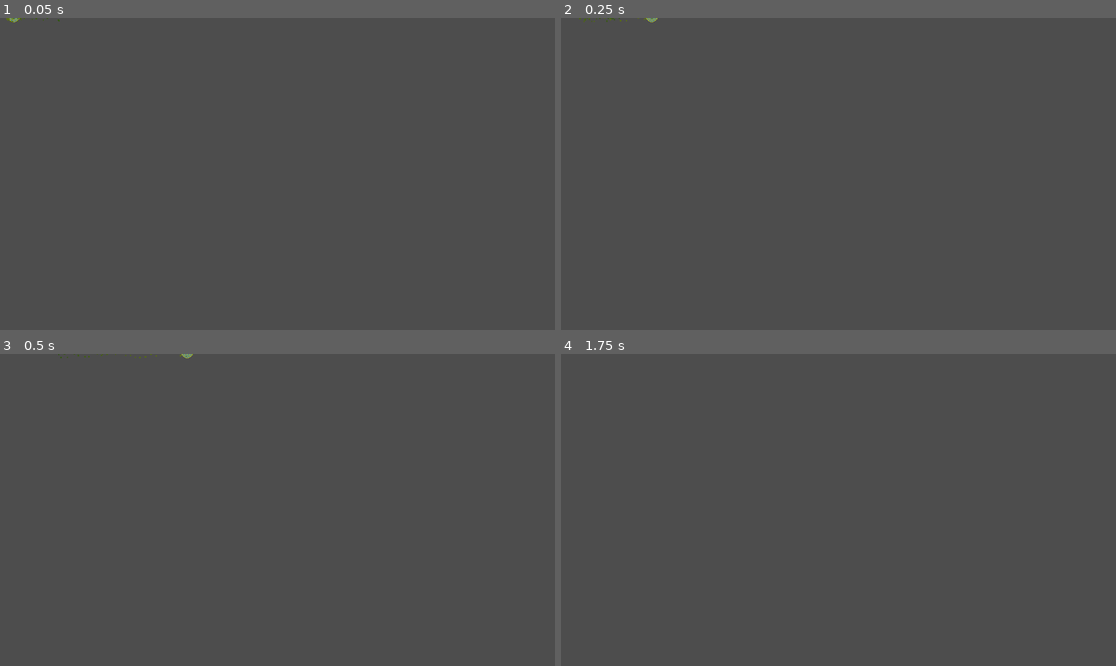
Above: before the commit, frames 1-4 (two rows, left to right).
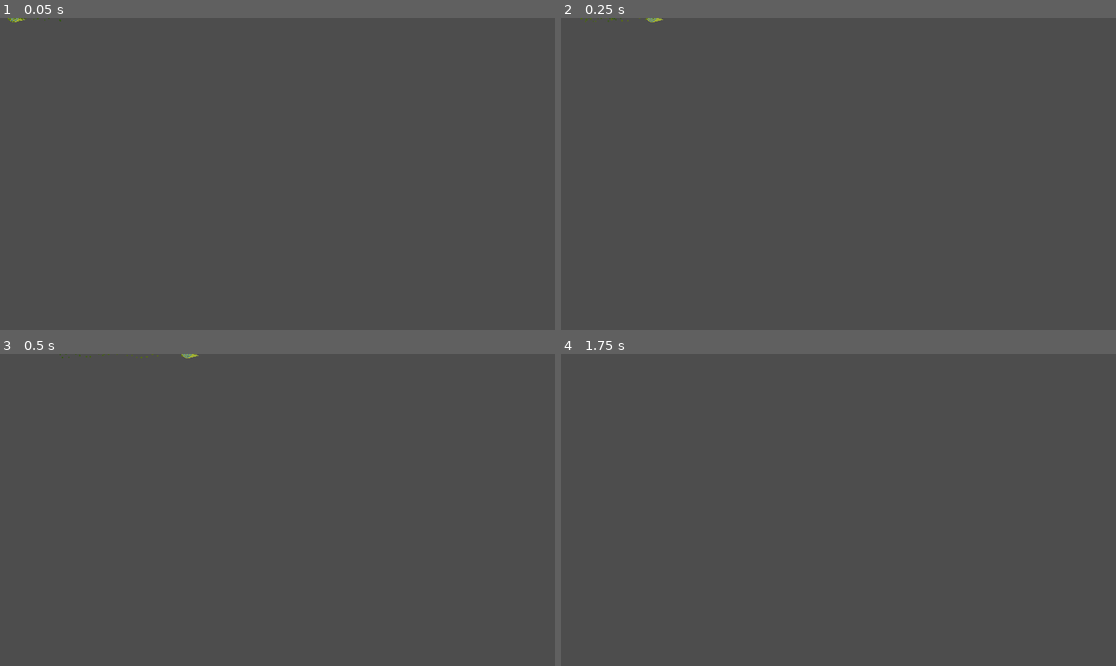
Above: after the commit, the same moments.

Repository: TathyaBarot2808/Godot_Game
Game: Godot game, scene res://scenes/player_projectile_sc.tscn
Two runs of this game, one before a commit and one after it. Both use one fixed random seed, a clock stepped at 60 frames per second and the inputs below. This scene is started directly instead of the project's main scene.
Inputs (mouse positions are in pixels of both pictures, inside the frame that each line leads up to):
- Up to frame 1 (0.05 s): no input
- Up to frame 2 (0.25 s): no input
- Up to frame 3 (0.5 s): no input
- Up to frame 4 (1.75 s): tap Enter at 0.5 s; move the mouse to (960, 494) at 0.52 s; hold Space (jump) 0.53-1.28 s; hold D (move_right) from 0.53 s (still down); move the mouse to (727, 525) at 1.27 s; tap Shift (dash) at 1.35 s; tap Space (jump) at 1.52, 1.55 s

The runs differ from the first frame. In frame 1, less than 0.1% of the frame differs, in the area x 1-12%, y 0-2%; in frame 2, less than 0.1%; in frame 3, less than 0.1%, in the area x 10-36%, y 0-2%; in frame 4, nothing differs.

Commit message:
Updated enemy sprite + added enemy projectile sprite

Diff:
--- /dev/null
+++ b/scenes/enemy_projectile_sc.tscn
@@ -0,0 +1,106 @@
+[gd_scene format=3 uid="uid://d3m3lnrv0gg3g"]
+
+[ext_resource type="Texture2D" uid="uid://bmdl8qolckya4" path="res://assets/Enemy_Projectile_Sprite.png" id="1_hi3uv"]
+
+[sub_resource type="AtlasTexture" id="AtlasTexture_yodc8"]
+atlas = ExtResource("1_hi3uv")
+region = Rect2(0, 0, 32, 32)
+
+[sub_resource type="AtlasTexture" id="AtlasTexture_bbkip"]
+atlas = ExtResource("1_hi3uv")
+region = Rect2(32, 0, 32, 32)
+
+[sub_resource type="AtlasTexture" id="AtlasTexture_j5g8c"]
+atlas = ExtResource("1_hi3uv")
+region = Rect2(64, 0, 32, 32)
+
+[sub_resource type="AtlasTexture" id="AtlasTexture_7f6re"]
+atlas = ExtResource("1_hi3uv")
+region = Rect2(96, 0, 32, 32)
+
+[sub_resource type="AtlasTexture" id="AtlasTexture_m1kpb"]
+atlas = ExtResource("1_hi3uv")
+region = Rect2(128, 0, 32, 32)
+
+[sub_resource type="AtlasTexture" id="AtlasTexture_1e6ei"]
+atlas = ExtResource("1_hi3uv")
+region = Rect2(160, 0, 32, 32)
+
+[sub_resource type="AtlasTexture" id="AtlasTexture_ilx3q"]
+atlas = ExtResource("1_hi3uv")
+region = Rect2(192, 0, 32, 32)
+
+[sub_resource type="AtlasTexture" id="AtlasTexture_tcgu3"]
+atlas = ExtResource("1_hi3uv")
+region = Rect2(224, 0, 32, 32)
+
+[sub_resource type="SpriteFrames" id="SpriteFrames_sg2fn"]
+animations = [{
+"frames": [{
+"duration": 0.4,
+"texture": SubResource("AtlasTexture_yodc8")
+}, {
+"duration": 0.4,
+"texture": SubResource("AtlasTexture_bbkip")
+}, {
+"duration": 0.4,
+"texture": SubResource("AtlasTexture_j5g8c")
+}, {
+"duration": 0.4,
+"texture": SubResource("AtlasTexture_7f6re")
+}, {
+"duration": 0.4,
+"texture": SubResource("AtlasTexture_m1kpb")
+}, {
+"duration": 0.4,
+"texture": SubResource("AtlasTexture_1e6ei")
+}, {
+"duration": 0.4,
+"texture": SubResource("AtlasTexture_ilx3q")
+}, {
+"duration": 0.4,
+"texture": SubResource("AtlasTexture_tcgu3")
+}],
+"loop": false,
+"name": &"default",
+"speed": 5.0
+}]
+
+[sub_resource type="RectangleShape2D" id="RectangleShape2D_g1u1l"]
+size = Vector2(20, 8.75)
+
+[sub_resource type="Gradient" id="Gradient_gkag4"]
+offsets = PackedFloat32Array(0.5, 0.8596059)
+colors = PackedColorArray(0.9137255, 0.24705882, 0.34901962, 1, 1, 1, 1, 1)
+
+[node name="Area2D" type="Area2D" unique_id=589445869]
+
+[node name="AnimatedSprite2D" type="AnimatedSprite2D" parent="." unique_id=1943522478]
+sprite_frames = SubResource("SpriteFrames_sg2fn")
+frame = 7
+frame_progress = 1.0
+
+[node name="CollisionShape2D" type="CollisionShape2D" parent="." unique_id=1526730606]
+position = Vector2(4, 0)
+scale = Vector2(1, 1.0685204)
+shape = SubResource("RectangleShape2D_g1u1l")
+
+[node name="CPUParticles2D" type="CPUParticles2D" parent="." unique_id=418684543]
+position = Vector2(11, 0)
+amount = 12
+explosiveness = 0.1
+randomness = 0.5
+emission_shape = 3
+emission_rect_extents = Vector2(1, 5)
+gravity = Vector2(100, 0)
+linear_accel_min = 11.9
+linear_accel_max = 11.9
+angle_min = -360.0
+angle_max = 360.0
+scale_amount_max = 1.5
+color_ramp = SubResource("Gradient_gkag4")
+anim_speed_max = 10.67
+
+[node name="VisibleOnScreenNotifier2D" type="VisibleOnScreenNotifier2D" parent="." unique_id=1503206929]
+position = Vector2(4, 0)
+scale = Vector2(1, -0.47999954)
--- a/scenes/enemy_sc.tscn
+++ b/scenes/enemy_sc.tscn
@@ -1,55 +1,69 @@
 [gd_scene format=3 uid="uid://dcvnx7nq3eiaw"]
 
-[ext_resource type="Texture2D" uid="uid://bdg3c8fyxoxxy" path="res://assets/Enemy/slime_green.png" id="1_4aj8l"]
+[ext_resource type="Texture2D" uid="uid://blgjoocpb80bj" path="res://assets/Flying_Enemy_Sprite.png" id="2_ngm7w"]
 [ext_resource type="PackedScene" uid="uid://075khp826fvb" path="res://scenes/health_sc.tscn" id="2_o0x7t"]
-[ext_resource type="Script" uid="uid://bfit7c7p704nw" path="res://scripts/enemy.gd" id="3_enemy"]
+[ext_resource type="Script" path="res://scripts/enemy.gd" id="3_enemy"]
+
+[sub_resource type="AtlasTexture" id="AtlasTexture_633sw"]
+atlas = ExtResource("2_ngm7w")
+region = Rect2(64, 64, 32, 32)
+
+[sub_resource type="AtlasTexture" id="AtlasTexture_badqj"]
+atlas = ExtResource("2_ngm7w")
+region = Rect2(96, 64, 32, 32)
+
+[sub_resource type="AtlasTexture" id="AtlasTexture_aalry"]
+atlas = ExtResource("2_ngm7w")
+region = Rect2(64, 64, 32, 32)
+
+[sub_resource type="AtlasTexture" id="AtlasTexture_qwexe"]
+atlas = ExtResource("2_ngm7w")
+region = Rect2(0, 0, 32, 32)
+
+[sub_resource type="AtlasTexture" id="AtlasTexture_f64kl"]
+atlas = ExtResource("2_ngm7w")
+region = Rect2(32, 0, 32, 32)
 
 [sub_resource type="AtlasTexture" id="AtlasTexture_uylc1"]
-atlas = ExtResource("1_4aj8l")
-region = Rect2(48, 48, 24, 24)
+atlas = ExtResource("2_ngm7w")
+region = Rect2(64, 0, 32, 32)
 
 [sub_resource type="AtlasTexture" id="AtlasTexture_ftler"]
-atlas = ExtResource("1_4aj8l")
-region = Rect2(48, 0, 24, 24)
+atlas = ExtResource("2_ngm7w")
+region = Rect2(96, 0, 32, 32)
 
 [sub_resource type="AtlasTexture" id="AtlasTexture_r6gwm"]
-atlas = ExtResource("1_4aj8l")
-region = Rect2(24, 0, 24, 24)
+atlas = ExtResource("2_ngm7w")
+region = Rect2(0, 32, 32, 32)
+
+[sub_resource type="AtlasTexture" id="AtlasTexture_ngm7w"]
+atlas = ExtResource("2_ngm7w")
+region = Rect2(32, 32, 32, 32)
 
 [sub_resource type="AtlasTexture" id="AtlasTexture_fg7kq"]
-atlas = ExtResource("1_4aj8l")
-region = Rect2(0, 0, 24, 24)
+atlas = ExtResource("2_ngm7w")
+region = Rect2(64, 32, 32, 32)
 
-[sub_resource type="AtlasTexture" id="AtlasTexture_wjxkw"]
-atlas = ExtResource("1_4aj8l")
-region = Rect2(0, 24, 24, 24)
+[sub_resource type="AtlasTexture" id="AtlasTexture_3bqr2"]
+atlas = ExtResource("2_ngm7w")
+region = Rect2(96, 32, 32, 32)
 
-[sub_resource type="AtlasTexture" id="AtlasTexture_ngm7w"]
-atlas = ExtResource("1_4aj8l")
-region = Rect2(24, 24, 24, 24)
+[sub_resource type="AtlasTexture" id="AtlasTexture_bjsaf"]
+atlas = ExtResource("2_ngm7w")
+region = Rect2(0, 64, 32, 32)
 
-[sub_resource type="AtlasTexture" id="AtlasTexture_qwexe"]
-atlas = ExtResource("1_4aj8l")
-region = Rect2(48, 24, 24, 24)
-
-[sub_resource type="AtlasTexture" id="AtlasTexture_f64kl"]
-atlas = ExtResource("1_4aj8l")
-region = Rect2(72, 24, 24, 24)
+[sub_resource type="AtlasTexture" id="AtlasTexture_2td0t"]
+atlas = ExtResource("2_ngm7w")
+region = Rect2(32, 64, 32, 32)
 
 [sub_resource type="SpriteFrames" id="SpriteFrames_uylc1"]
 animations = [{
 "frames": [{
 "duration": 1.0,
-"texture": SubResource("AtlasTexture_uylc1")
+"texture": SubResource("AtlasTexture_633sw")
 }, {
 "duration": 1.0,
-"texture": SubResource("AtlasTexture_ftler")
-}, {
-"duration": 1.0,
-"texture": SubResource("AtlasTexture_r6gwm")
-}, {
-"duration": 1.0,
-"texture": SubResource("AtlasTexture_fg7kq")
+"texture": SubResource("AtlasTexture_badqj")
 }],
 "loop": false,
 "name": &"Die",
@@ -57,24 +71,55 @@
 }, {
 "frames": [{
 "duration": 1.0,
-"texture": SubResource("AtlasTexture_wjxkw")
+"texture": SubResource("AtlasTexture_aalry")
+}],
+"loop": true,
+"name": &"Hit",
+"speed": 5.0
 }, {
-"duration": 1.0,
+"frames": [{
+"duration": 0.5,
+"texture": SubResource("AtlasTexture_qwexe")
+}, {
+"duration": 0.5,
+"texture": SubResource("AtlasTexture_f64kl")
+}, {
+"duration": 0.5,
+"texture": SubResource("AtlasTexture_uylc1")
+}, {
+"duration": 0.5,
+"texture": SubResource("AtlasTexture_ftler")
+}, {
+"duration": 0.5,
+"texture": SubResource("AtlasTexture_r6gwm")
+}],
+"loop": true,
+"name": &"Idle",
+"speed": 5.0
+}, {
+"frames": [{
+"duration": 0.6,
 "texture": SubResource("AtlasTexture_ngm7w")
 }, {
-"duration": 1.0,
-"texture": SubResource("AtlasTexture_qwexe")
+"duration": 0.6,
+"texture": SubResource("AtlasTexture_fg7kq")
 }, {
-"duration": 1.0,
-"texture": SubResource("AtlasTexture_f64kl")
+"duration": 0.6,
+"texture": SubResource("AtlasTexture_3bqr2")
+}, {
+"duration": 0.6,
+"texture": SubResource("AtlasTexture_bjsaf")
+}, {
+"duration": 0.6,
+"texture": SubResource("AtlasTexture_2td0t")
 }],
-"loop": true,
-"name": &"idle",
-"speed": 10.0
+"loop": false,
+"name": &"Shoot",
+"speed": 5.0
 }]
 
 [sub_resource type="RectangleShape2D" id="RectangleShape2D_44pq4"]
-size = Vector2(15, 13)
+size = Vector2(20, 15.25)
 
 [node name="EnemySc" type="CharacterBody2D" unique_id=659245497]
 scale = Vector2(4, 4)
@@ -83,16 +128,16 @@
 script = ExtResource("3_enemy")
 
 [node name="AnimatedSprite2D" type="AnimatedSprite2D" parent="." unique_id=1675961808]
+position = Vector2(-0.25, 0)
+scale = Vector2(1.015625, 1)
 sprite_frames = SubResource("SpriteFrames_uylc1")
 animation = &"Die"
-autoplay = "idle"
-frame = 3
-frame_progress = 1.0
+autoplay = "Idle"
 
 [node name="HealthComponent" parent="." unique_id=1365412678 instance=ExtResource("2_o0x7t")]
 max_health = 30.0
 auto_destroy_owner = true
 
 [node name="CollisionShape2D" type="CollisionShape2D" parent="." unique_id=1877756592]
-position = Vector2(-0.5, 5.5)
+position = Vector2(0.75, 2.625)
 shape = SubResource("RectangleShape2D_44pq4")
--- a/scenes/game_sc.tscn
+++ b/scenes/game_sc.tscn
@@ -5,6 +5,7 @@
 [ext_resource type="PackedScene" uid="uid://c8wvjnp6dx5al" path="res://scenes/hud.tscn" id="3_hud"]
 [ext_resource type="Script" uid="uid://db0ibg2vxor83" path="res://scripts/game.gd" id="4_game"]
 [ext_resource type="PackedScene" uid="uid://dcvnx7nq3eiaw" path="res://scenes/enemy_sc.tscn" id="5_3l2eu"]
+[ext_resource type="Script" uid="uid://dm74kwdaimbxw" path="res://scripts/camera_follow.gd" id="5_camera"]
 
 [sub_resource type="TileSetAtlasSource" id="TileSetAtlasSource_cn2eb"]
 texture = ExtResource("2_iynk6")
--- a/scenes/player_projectile_sc.tscn
+++ b/scenes/player_projectile_sc.tscn
@@ -46,34 +46,34 @@
 [sub_resource type="SpriteFrames" id="SpriteFrames_qfl01"]
 animations = [{
 "frames": [{
-"duration": 0.5,
+"duration": 1.0,
 "texture": SubResource("AtlasTexture_umcbn")
 }, {
-"duration": 0.5,
+"duration": 1.0,
 "texture": SubResource("AtlasTexture_kfeqt")
 }, {
-"duration": 0.5,
+"duration": 1.0,
 "texture": SubResource("AtlasTexture_8brw0")
 }, {
-"duration": 0.5,
+"duration": 1.0,
 "texture": SubResource("AtlasTexture_wq7w0")
 }, {
-"duration": 0.5,
+"duration": 1.0,
 "texture": SubResource("AtlasTexture_u572c")
 }, {
-"duration": 0.5,
+"duration": 1.0,
 "texture": SubResource("AtlasTexture_net65")
 }, {
-"duration": 0.5,
+"duration": 1.0,
 "texture": SubResource("AtlasTexture_hrhsd")
 }, {
-"duration": 0.5,
+"duration": 1.0,
 "texture": SubResource("AtlasTexture_ac1aw")
 }, {
-"duration": 0.5,
+"duration": 1.0,
 "texture": SubResource("AtlasTexture_ypyp8")
 }, {
-"duration": 0.5,
+"duration": 1.0,
 "texture": SubResource("AtlasTexture_ku8wa")
 }],
 "loop": true,
@@ -118,6 +118,7 @@
 rect = Rect2(-8.819583, -10.519427, 16.780682, 20.519428)
 
 [node name="CPUParticles2D" type="CPUParticles2D" parent="." unique_id=247966453]
+position = Vector2(2, 0)
 amount = 50
 lifetime = 1.5
 preprocess = 2.5
--- a/scenes/player_sc.tscn
+++ b/scenes/player_sc.tscn
@@ -2,18 +2,18 @@
 
 [ext_resource type="Script" uid="uid://cip461irxrac7" path="res://scripts/player_move.gd" id="1_g2els"]
 [ext_resource type="Texture2D" uid="uid://cfso8m4titi25" path="res://assets/Player_Sprite-sheet.png" id="2_g2els"]
-[ext_resource type="PackedScene" uid="uid://ng0hy5sgafi4" path="res://scenes/mana_sc.tscn" id="3_mana"]
+[ext_resource type="PackedScene" path="res://scenes/mana_sc.tscn" id="3_mana"]
 [ext_resource type="Texture2D" uid="uid://de6ne8nac6fgl" path="res://assets/Player_Shoot_Animation.png" id="5_orbwo"]
-[ext_resource type="Script" uid="uid://bfkxasgib3k13" path="res://scripts/walljump.gd" id="9_vaact"]
+[ext_resource type="Script" path="res://scripts/walljump.gd" id="9_vaact"]
 [ext_resource type="Script" uid="uid://02ay3kn372ei" path="res://scripts/abilities_manager.gd" id="10_abilities"]
 [ext_resource type="Script" uid="uid://bh4m007p25rw2" path="res://scripts/loadout.gd" id="11_loadout"]
 [ext_resource type="Script" uid="uid://kq34llptxc8b" path="res://scripts/dash_component.gd" id="12_dash"]
 [ext_resource type="Script" uid="uid://s45plqefiv7" path="res://scripts/shoot_component.gd" id="13_shoot"]
 [ext_resource type="Script" uid="uid://cjkt10dyt51sx" path="res://scripts/recoil_component.gd" id="15_recoil"]
-[ext_resource type="PackedScene" uid="uid://075khp826fvb" path="res://scenes/health_sc.tscn" id="16_health"]
+[ext_resource type="PackedScene" path="res://scenes/health_sc.tscn" id="16_health"]
 
 [sub_resource type="RectangleShape2D" id="RectangleShape2D_acmti"]
-size = Vector2(55, 117)
+size = Vector2(29.5, 117)
 
 [sub_resource type="AtlasTexture" id="AtlasTexture_acmti"]
 atlas = ExtResource("2_g2els")
@@ -311,7 +311,7 @@
 script = ExtResource("1_g2els")
 
 [node name="CollisionShape2D" type="CollisionShape2D" parent="." unique_id=928330627]
-position = Vector2(0, -4.5)
+position = Vector2(12.75, -4.5)
 shape = SubResource("RectangleShape2D_acmti")
 
 [node name="RayCastLeft" type="RayCast2D" parent="." unique_id=582561956]
Binary file added: assets/Enemy_Projectile_Sprite.aseprite
Binary file added: assets/Enemy_Projectile_Sprite.png
Not shown, added: assets/Enemy_Projectile_Sprite.png.import
Binary file changed: assets/Enemy_Sprite.aseprite
Binary file changed: assets/Flying_Enemy_Sprite.png
Binary file changed: assets/Player_Projectile_Sprite.aseprite
Binary file changed: assets/Player_Projectile_Sprite.png
